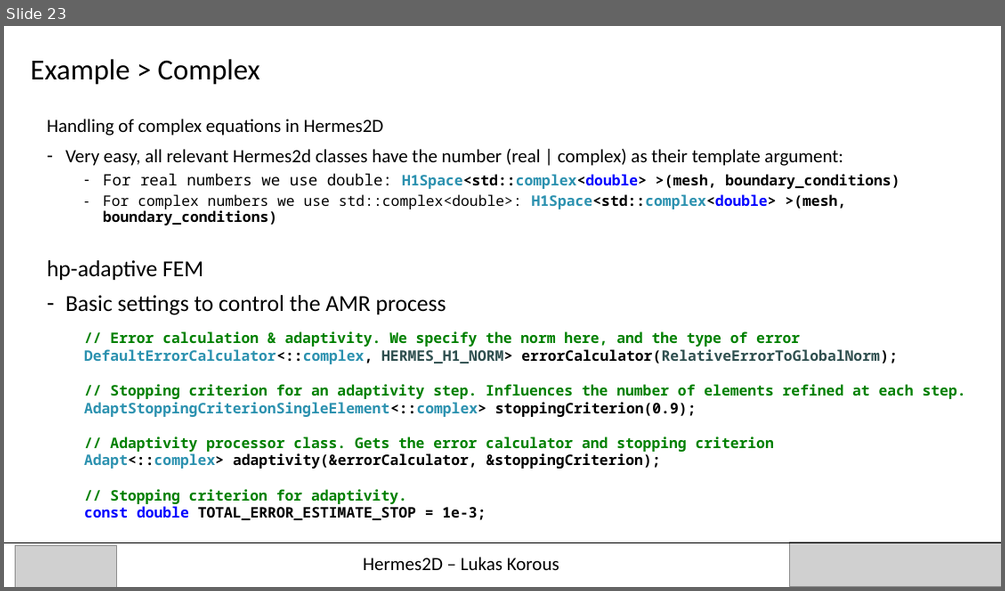
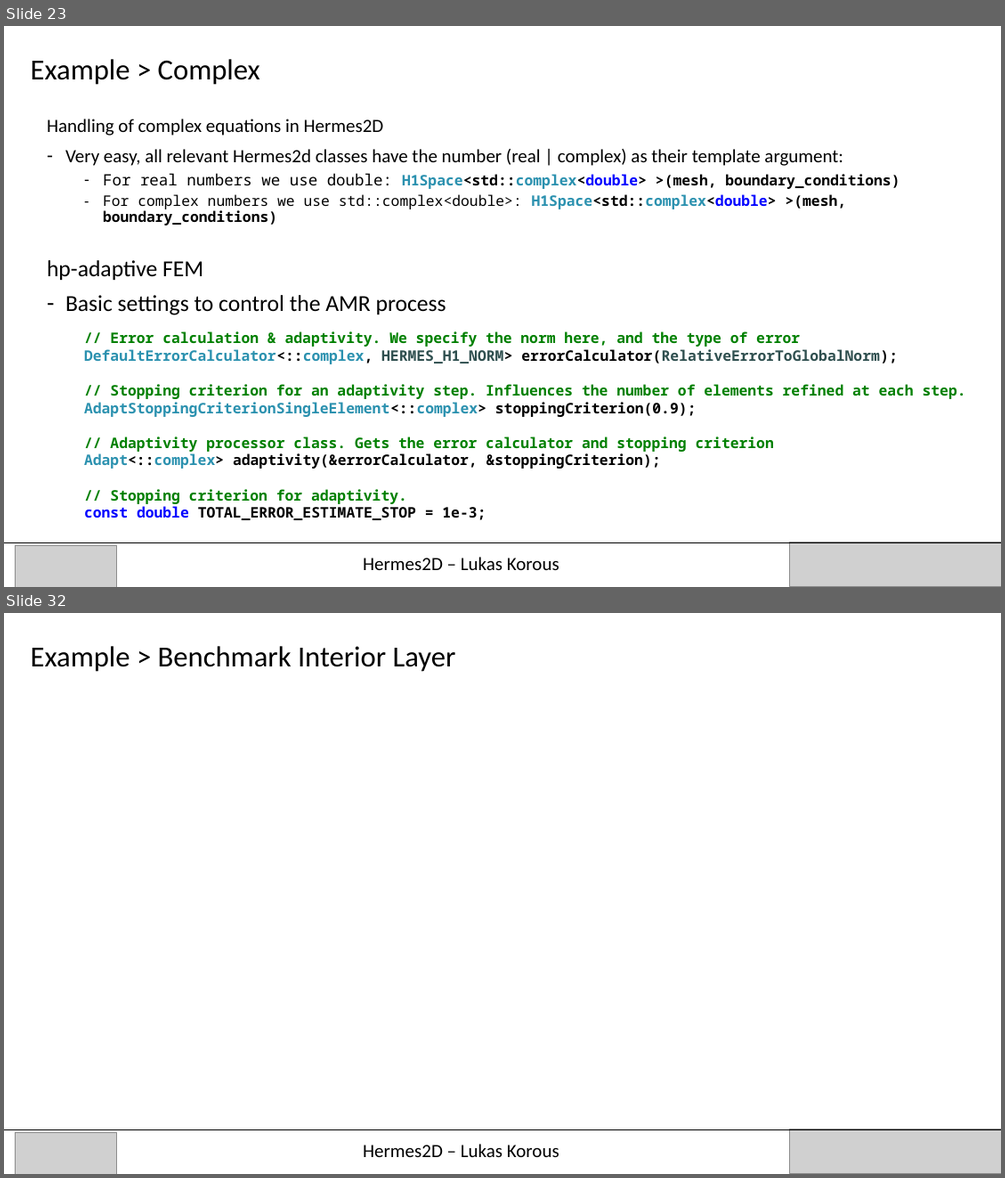
Before and after one commit to l-korous/hermes-presentation, a slide deck: Hermes2d.pptx. Shown one above the other, each under a label of ours: slide 23 before the commit, slides 23 and 32 after it; the slides between them are not shown. The pictures are 1005x591 and 1005x1178 pixels, drawn with LibreOffice and Linux fonts; fonts in the diff are those of the drawing; grey boxes stand for pictures. Boxes give left, top, right and bottom in pixels: in the first picture for what was removed or moved away, otherwise in the second. Text is boxed around its words. In the diff, an @@ line names an element or a change of style, - is before the commit and + after.

```diff
--- a/Hermes2d.pptx
+++ b/Hermes2d.pptx
@@ slide 32 added at box(4, 613, 1001, 1174), background #FFFFFF @@
@@ title added at box(31, 646, 456, 672), 28 pt, text #000000 @@
+Example > Benchmark Interior Layer
@@ line added from (1001, 1129) to (4, 1129), #000000 0.5 pt @@
@@ picture added at box(16, 1132, 118, 1174) @@
@@ text added at box(363, 1143, 559, 1157), 18 pt, text #000000 @@
+Hermes2D – Lukas Korous
@@ picture added at box(790, 1129, 1001, 1174) @@
```
Also in this commit, not shown: 1 slide changed, 15 other slides added, 30 other files.
